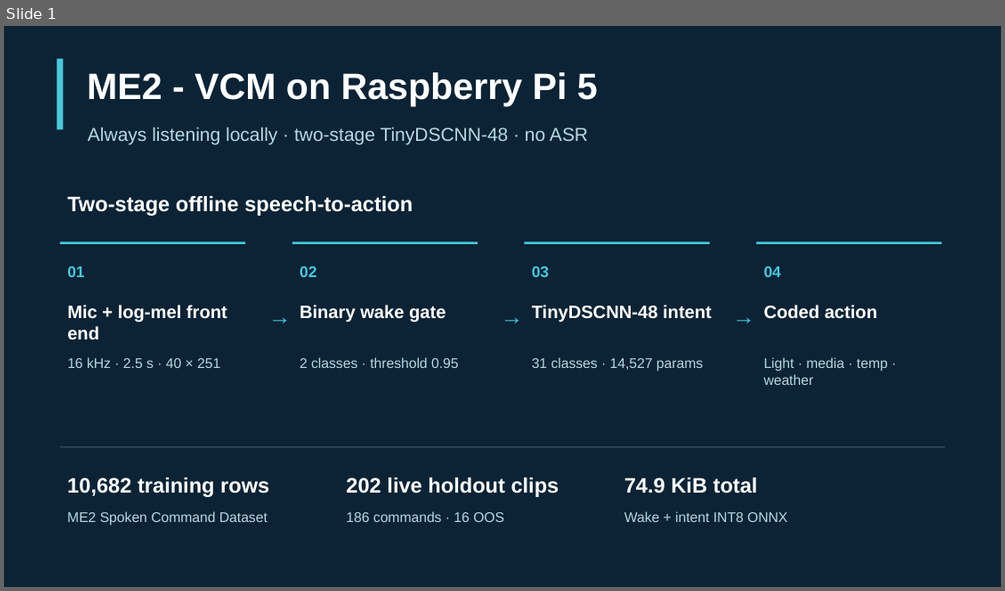
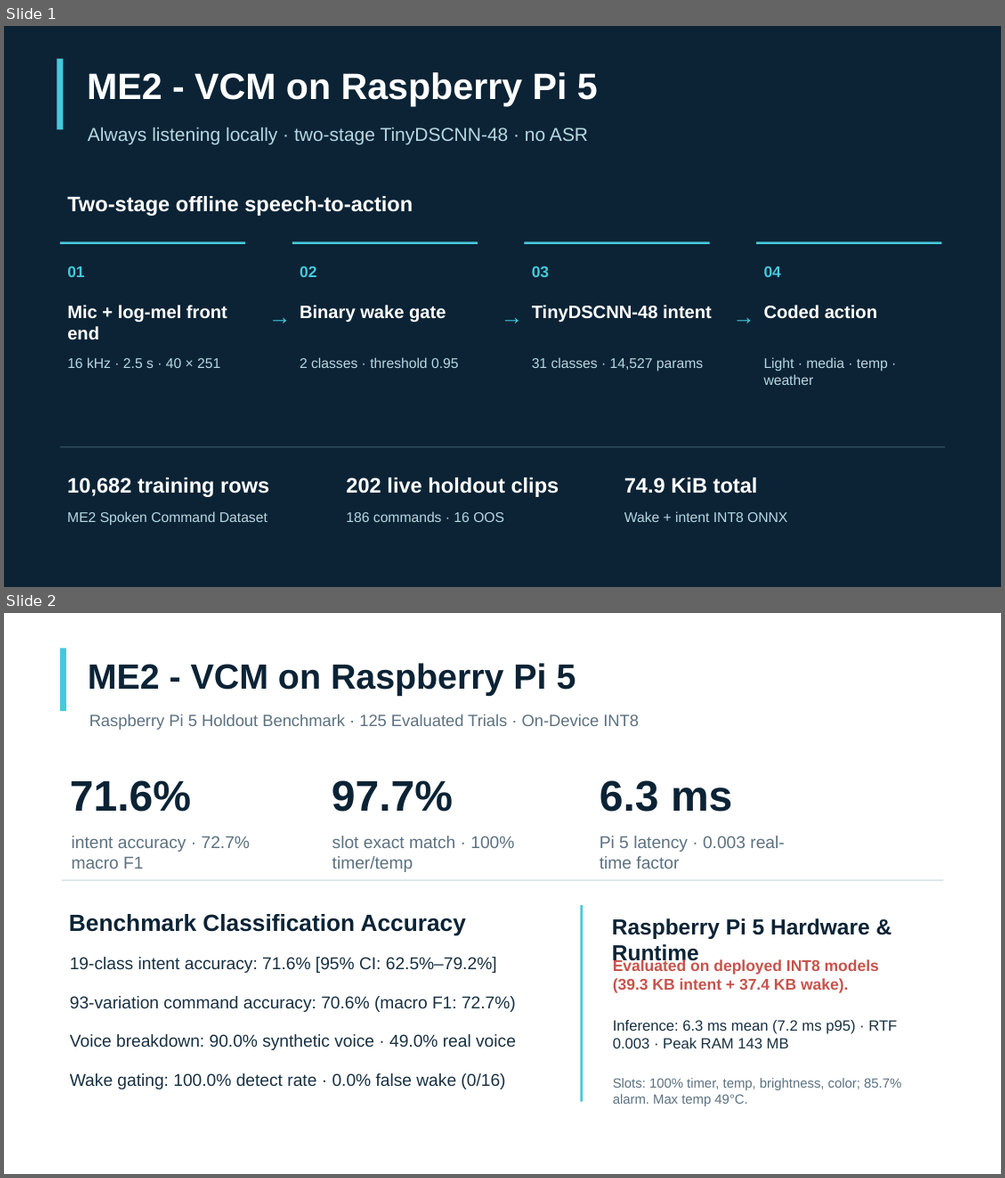
Before and after one commit to cfdumalaog/Crizepvill-Dumalaog-AI-231, a slide deck: Dumalaog_ME2 - Tiny Voice Command Model/docs/slides/ME2_VCM_Gold_Live_Benchmark_20261003.pptx. Shown one above the other, each under a label of ours: slide 1 before the commit, slides 1 and 2 after it. The pictures are 1005x591 and 1005x1178 pixels, drawn with LibreOffice and Linux fonts; fonts in the diff are those of the drawing. Boxes give left, top, right and bottom in pixels: in the first picture for what was removed or moved away, otherwise in the second. Text is boxed around its words. In the diff, an @@ line names an element or a change of style, - is before the commit and + after.

Commit message:
feat(me2): organize repository, archive obsolete runs, and track benchmark reproducibility artifacts

```diff
--- a/Dumalaog_ME2 - Tiny Voice Command Model/docs/slides/ME2_VCM_Gold_Live_Benchmark_20261003.pptx
+++ b/Dumalaog_ME2 - Tiny Voice Command Model/docs/slides/ME2_VCM_Gold_Live_Benchmark_20261003.pptx
@@ slide 2 added at (4, 613, 1001, 1174), background #FFFFFF @@
@@ rectangle added at (60, 648, 66, 711), fill #46C9DB @@
@@ text added at (88, 663, 576, 696), 33.8 pt, text #0B2335, bold @@
+ME2 - VCM on Raspberry Pi 5
@@ text added at (89, 714, 639, 730), 15.8 pt, text #5C7180 @@
+Raspberry Pi 5 Holdout Benchmark · 125 Evaluated Trials · On-Device INT8
@@ text added at (70, 780, 191, 811), 41.2 pt, text #0B2335, bold @@
+71.6%
@@ text added at (332, 780, 453, 811), 41.2 pt, text #0B2335, bold @@
+97.7%
@@ text added at (599, 780, 732, 811), 41.2 pt, text #0B2335, bold @@
+6.3 ms
@@ text added at (72, 835, 250, 868), 16.5 pt, text #5C7180 @@
+intent accuracy · 72.7% macro F1
@@ text added at (332, 835, 514, 872), 16.5 pt, text #5C7180 @@
+slot exact match · 100% timer/temp
@@ text added at (599, 835, 784, 868), 16.5 pt, text #5C7180 @@
+Pi 5 latency · 0.003 real-time factor
@@ rectangle added at (62, 879, 943, 881), fill #D7E4E8 @@
@@ rectangle added at (581, 906, 582, 1102), fill #46C9DB @@
@@ text added at (69, 914, 466, 936), 22.5 pt, text #0B2335, bold @@
+Benchmark Classification Accuracy
@@ text added at (612, 918, 870, 965), 21 pt, text #0B2335, bold @@
+Raspberry Pi 5 Hardware & Runtime
@@ text added at (70, 957, 497, 973), 16.5 pt, text #173042 @@
+19-class intent accuracy: 71.6% [95% CI: 62.5%–79.2%]
@@ text added at (613, 958, 879, 993), 15 pt, text #C7534B, bold @@
+Evaluated on deployed INT8 models (39.3 KB intent + 37.4 KB wake).
@@ text added at (70, 996, 516, 1012), 16.5 pt, text #173042 @@
+93-variation command accuracy: 70.6% (macro F1: 72.7%)
@@ text added at (70, 1034, 516, 1050), 16.5 pt, text #173042 @@
+Voice breakdown: 90.0% synthetic voice · 49.0% real voice
@@ text added at (613, 1020, 897, 1048), 14.2 pt, text #173042 @@
+Inference: 6.3 ms mean (7.2 ms p95) · RTF 0.003 · Peak RAM 143 MB
@@ text added at (70, 1073, 505, 1089), 16.5 pt, text #173042 @@
+Wake gating: 100.0% detect rate · 0.0% false wake (0/16)
@@ text added at (613, 1078, 901, 1106), 12.8 pt, text #5C7180 @@
+Slots: 100% timer, temp, brightness, color; 85.7% alarm. Max temp 49°C.
```
Also in this commit, not shown: 1 slide removed, 23 other files.
